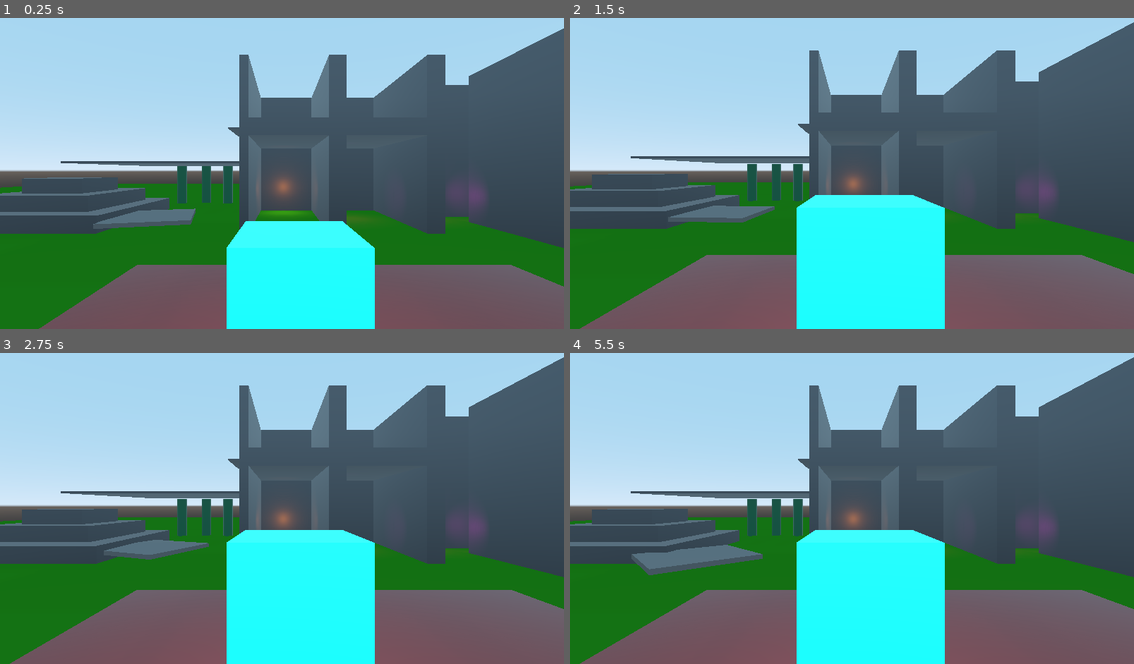
Above: before the commit, frames 1-4 (two rows, left to right).
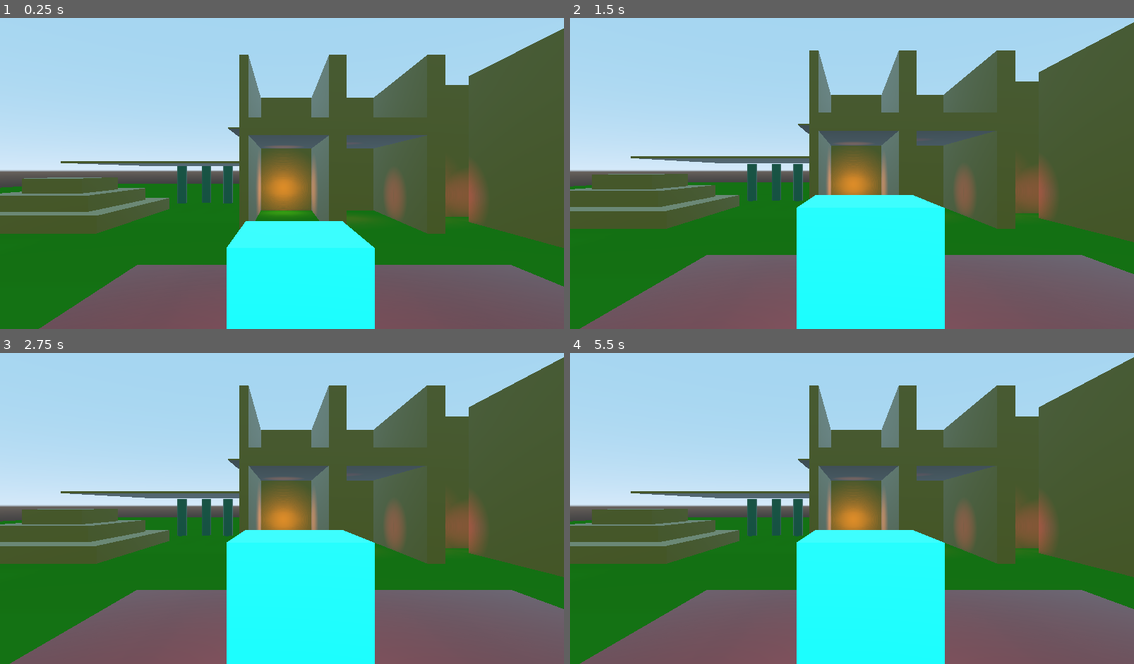
Above: after the commit, the same moments.

Repository: binaryorange/ECC
Game: Godot game, scene res://Testing.tscn
Two runs of this game, one before a commit and one after it. Both use one fixed random seed, a clock stepped at 60 frames per second and the inputs below.
Inputs (mouse positions are in pixels of both pictures, inside the frame that each line leads up to):
- Up to frame 1 (0.25 s): no input
- Up to frame 2 (1.5 s): move the mouse to (976, 154) at 0.52 s; hold Mouse wheel up (mouse_zoom_in) 0.53-1.28 s; click (976, 154) at 0.67 s; move the mouse to (739, 185) at 1.27 s; tap Mouse wheel down (mouse_zoom_out) at 1.35 s; click (739, 185) at 1.42 s
- Up to frame 3 (2.75 s): move the mouse to (338, 436) at 2.02 s; hold Mouse wheel up (mouse_zoom_in) from 2.03 s (still down); click (338, 436) at 2.17 s
- Up to frame 4 (5.5 s): move the mouse to (823, 567) at 2.77 s; release Mouse wheel up (mouse_zoom_in) at 2.78 s; tap Mouse wheel down (mouse_zoom_out) at 2.85, 4.35 s; click (823, 567) at 2.92 s; move the mouse to (1021, 552) at 3.52 s; hold Mouse wheel up (mouse_zoom_in) 3.53-4.28 s; click (1021, 552) at 3.67 s; move the mouse to (682, 458) at 4.27 s; click (682, 458) at 4.42 s; move the mouse to (880, 505) at 5.02 s; hold Mouse wheel up (mouse_zoom_in) from 5.03 s (still down); click (880, 505) at 5.17 s

The runs differ from the first frame. In frame 1, 30% of the frame differs, in the area x 0-100%, y 3-74%; in frame 2, 29%; in frame 3, 29%; in frame 4, 29%.

Commit message:
HUGE REFACTOR: Reparenting Code
Completely redid how the player is reparented onto a dynamic platform... took fuckin' ages to get it the fuck to work because damn was it stubborn as fuck

Diff:
--- /dev/null
+++ b/DynamicPlatformCheck.gd
@@ -0,0 +1,115 @@
+extends Spatial
+
+
+# we use this script to keep track of whether or not the player is on a dynamic platform
+# we do this by checking for an AREA that is on each dynamic platform, rather than the body
+
+export (String) var Group = "dynamic_platform"
+
+# store the player, which is the direct parent of this node
+onready var player = get_parent()
+
+# get the player's parent and store it in default_parent
+# this is the parent that the player will be reparented to when not
+# on a dynamic platform
+onready var default_parent = player.get_parent()
+
+# this variable will store the platform we are on
+var platform = null
+
+# these variables store what our last parent is, and what our new parent will be
+# lots of adopting out going on here!
+var prev_parent = null
+var new_parent = null
+
+# Called when the node enters the scene tree for the first time.
+func _ready():
+	# ensure we stored the player
+	print("Stored the node " + str(player.name))
+
+
+# Called every frame. 'delta' is the elapsed time since the previous frame.
+func _physics_process(delta):
+
+	# store the player's current parent
+	prev_parent = player.get_parent()
+
+	# do these actions when platform is valid
+	if platform:
+
+		# when we are on a platform, subtract its rotation from our rotation when moving
+		if platform.RotatePlatform:
+			if player.h != 0 or player.v != 0:
+				player.rotation = player.rotation - platform.rotation
+
+	# check for dynamic platform
+	_check_for_platform()
+
+# this function checks for a platform through player's floor_test_array
+func _check_for_platform():
+
+	# check if they are on a dynamic platform
+	for i in range(player.floor_test_array.size()):
+		if player.floor_test_array[i].is_colliding():
+			var collider = player.floor_test_array[i].get_collider()
+			if collider.is_in_group(Group):
+				# parent is two levels up, so store it properly
+				platform = collider.get_node("../../")
+
+				# now check if platform is not null, and if it isn't,
+				# we will adjust it so that it properly assigns the new platform
+				if platform != collider.get_node("../../"):
+					platform = collider.get_node("../../")
+					print("new platform: " + str(platform.name))
+
+				# now trigger the reparenting
+				if !platform.on_platform:
+					call_deferred("parent")
+		else:
+			# we aren't colliding anymore, so reparent the player back to the world
+			if platform:
+				call_deferred("unparent")
+
+
+func parent():
+	# assign the new parent as the platform
+	new_parent = platform
+
+	# store the player's global transform
+	var t = player.global_transform
+
+	# remove the player from its previous parent
+	prev_parent.remove_child(player)
+
+	# now add the player to the new parent
+	new_parent.add_child(player)
+
+	# reapply the global transfrom back to the player
+	player.global_transform = t
+
+	# tell the platform we are on it
+	platform.on_platform = true
+
+	print("Reparented " + str(player.name) + " from " + str(prev_parent.name) + " to " + str(new_parent.name))
+
+
+func unparent():
+	new_parent = default_parent
+
+	# store the player's global transform
+	var t = player.global_transform
+	# remove the player from its previous parent
+	prev_parent.remove_child(player)
+
+	# now add the player to the new parent
+	new_parent.add_child(player)
+
+	# reapply the global transfrom back to the player
+	player.global_transform = t
+
+	# tell the platform we are not on it anymore
+	platform.on_platform = false
+
+	# ensure platform is null
+	platform = null
+	print("Reparented " + str(player.name) + " from " + str(prev_parent.name) + " to " + str(new_parent.name))
--- a/MovingPlatform.gd
+++ b/MovingPlatform.gd
@@ -10,7 +10,9 @@
 onready var destination = $"Destination Marker".global_transform.origin
 onready var platform = $"."
 
-var change_parent = false
+var parent_to_world = false
+var parent_to_platform = false
+var big_body = null
 var reparenting = false
 var on_platform
 var entity
@@ -47,43 +49,60 @@
 			if entity.h != 0 or entity.v != 0:
 				entity.set_rotation(entity.rotation - rotation)
 
+
+	# parent the player to the platform when the player enters the trigger
+	if reparenting and parent_to_platform:
+		if big_body.stepping_on:
+			big_body.new_parent = self
+			big_body.on_platform = true
+			call_deferred("do_enter", big_body)
+
+	# parent the player back to the world when the player exits the trigger
+	if reparenting and parent_to_world:
+		if !big_body.stepping_on:
+			big_body.new_parent = big_body.master_parent
+		big_body.on_platform = false
+		call_deferred("do_exit", big_body)
+
 func _init_moving():
 
 	tween.interpolate_property(self, "translation", initial_pos, destination, TravelDuration, Tween.TRANS_LINEAR, Tween.EASE_IN_OUT, IdleDuration)
 	tween.interpolate_property(self, "translation", destination, initial_pos, TravelDuration, Tween.TRANS_LINEAR, Tween.EASE_IN_OUT, TravelDuration + IdleDuration * 2)
 	tween.start()
 
+
 func _on_EnterPlatform_body_entered(body):
-	if body.is_in_group("inherit_platform") and !change_parent and !reparenting:
-		if !body.on_platform:
-			body.on_platform = true
-			change_parent = true
-			reparenting = true
-			call_deferred("do_enter", body)
+	if body.is_in_group("inherit_platform") and !parent_to_platform and !reparenting:
+		big_body = body
+		parent_to_platform = true
+		reparenting = true
+		print("Landed!")
+
+
+func _on_EnterPlatform_body_exited(body):
+	if body.is_in_group("inherit_platform") and !parent_to_world and !reparenting:
+		parent_to_world = true
+		reparenting = true
 
 func do_enter(body):
-		var t = body.global_transform
-		get_parent().remove_child(body)
-		self.add_child(body)
-		body.global_transform = t
-		reparenting = false
-		on_platform = true
-		entity = get_node(body.name)
-
+	var t = body.global_transform
+	body.previous_parent = body.parent
+	body.parent.remove_child(body)
+	body.new_parent.add_child(body)
+	body.global_transform = t
+	entity = get_node(body.name)
+	reparenting = false
+	parent_to_platform = false
+	print("Parented " + str(body.name) + " to " + str(self.name))
 
 func do_exit(body):
-		on_platform = false
-		var t = body.global_transform
-		self.remove_child(body)
-		get_parent().add_child(body)
-		body.global_transform = t
-		reparenting = false
-		entity = null
-
-func _on_EnterPlatform_body_exited(body):
-	if body.is_in_group("inherit_platform") and change_parent and !reparenting:
-		if body.on_platform:
-			body.on_platform = false
-			change_parent = false
-			reparenting = true
-			call_deferred("do_exit", body)
+	var t = body.global_transform
+	body.previous_parent = body.parent
+	body.parent.remove_child(body)
+	body.new_parent.add_child(body)
+	body.global_transform = t
+	entity = null
+	reparenting = false
+	parent_to_world = false
+	big_body = null
+	print("Parented " + str(body.name) + " to " + str(get_parent().name))
--- a/MovingPlatform.tscn
+++ b/MovingPlatform.tscn
@@ -8,7 +8,7 @@
 [sub_resource type="BoxShape" id=2]
 
 [sub_resource type="BoxShape" id=3]
-extents = Vector3( 4.85, 0.25, 4.85 )
+extents = Vector3( 4.85, 0.831298, 4.85 )
 
 [sub_resource type="CylinderMesh" id=4]
 material = ExtResource( 2 )
@@ -18,7 +18,9 @@
 radial_segments = 5
 rings = 2
 
-[node name="MovingPlatform" type="Spatial"]
+[node name="MovingPlatform" type="Spatial" groups=[
+"dynamic_platform",
+]]
 script = ExtResource( 1 )
 RotatePlatform = false
 
@@ -33,7 +35,7 @@
 shape = SubResource( 2 )
 
 [node name="EnterPlatform" type="Area" parent="."]
-transform = Transform( 1, 0, 0, 0, 1, 0, 0, 0, 1, 0, 0.25, 0 )
+transform = Transform( 1, 0, 0, 0, 1, 0, 0, 0, 1, 0, 1.0151, 0 )
 
 [node name="CollisionShape" type="CollisionShape" parent="EnterPlatform"]
 shape = SubResource( 3 )
--- a/Player.gd
+++ b/Player.gd
@@ -8,7 +8,6 @@
 export (float) var JumpForce = 30
 export (NodePath) var FollowCamera
 
-
 var velocity = Vector3(0, 0, 0)
 var gravity = 0
 
@@ -18,7 +17,6 @@
 var h
 var yVelocity = 0
 var hv
-var oldRot
 var character
 
 var camera
@@ -26,19 +24,29 @@
 var is_falling = false
 var is_grounded = false
 var on_platform = false
+var stepping_on = false
+
+var floor_test_array = []
 
 
 # Called when the node enters the scene tree for the first time.
 func _ready():
 	camera = get_node(FollowCamera)
 	character = get_node(".")
-	oldRot = self.rotation
 	moveSpeed = MoveSpeed
+
+	for i in range ($FloorTestArray.get_child_count()):
+		floor_test_array.insert(floor_test_array.size(), $FloorTestArray.get_child(i))
+		floor_test_array[i].add_exception(self)
+		print("added " + str(floor_test_array[i].name))
 
 # warning-ignore:unused_argument
 func _physics_process(delta):
+
+
+
+	# account for gravity
 	gravity = Gravity
-	# account for gravity
 	yVelocity += gravity
 
 	# get the input
--- a/RotatingPlatform.gd
+++ b/RotatingPlatform.gd
@@ -1,10 +1,14 @@
 extends Spatial
 
 export (float) var RotateSpeed = 0.75
+export (bool) var RotatePlatform = true
 
-var change_parent = false
+var parent_to_platform = false
+var parent_to_world = false
 var reparenting = false
 var entity = null
+var on_platform = false
+var big_body
 
 # Called when the node enters the scene tree for the first time.
 func _ready():
@@ -12,40 +16,61 @@
 
 # Called every frame. 'delta' is the elapsed time since the previous frame.
 func _process(delta):
-	self.rotate_y(RotateSpeed * delta)
+	if RotatePlatform:
+		self.rotate_y(RotateSpeed * delta)
 
-	if entity and entity.on_platform:
-		if entity.h != 0 or entity.v != 0:
-			entity.set_rotation(entity.rotation - rotation)
+#	if entity and entity.on_platform:
+#		if entity.h != 0 or entity.v != 0:
+#			entity.rotation = entity.rotation - rotation
+#
+#	# parent the player to the platform when the player enters the trigger
+#	if reparenting and parent_to_platform:
+#		big_body.new_parent = self
+#		big_body.on_platform = true
+#		call_deferred("do_enter", big_body)
+#
+#	# parent the player back to the world when the player exits the trigger
+#	if reparenting and parent_to_world:
+#		call_deferred("do_exit", big_body)
 
 
-func _on_EnterPlatform_body_entered(body):
-	if body.is_in_group("inherit_platform") and !change_parent and !reparenting:
-		body.on_platform = true
-		change_parent = true
-		reparenting = true
-		call_deferred("do_enter", body)
 
 
-func _on_EnterPlatform_body_exited(body):
-	if body.is_in_group("inherit_platform") and change_parent and !reparenting:
-		body.on_platform = false
-		change_parent = false
-		reparenting = true
-		call_deferred("do_exit", body)
+
+#func _on_EnterPlatform_body_entered(body):
+#	if body.is_in_group("inherit_platform") and !parent_to_platform and !reparenting:
+#		body.stepping_on = true
+#		big_body = body
+#		parent_to_platform = true
+#		reparenting = true
+#
+#
+#func _on_EnterPlatform_body_exited(body):
+#	if body.is_in_group("inherit_platform") and !parent_to_world and !reparenting:
+#		parent_to_world = true
+#		reparenting = true
+
 
 func do_enter(body):
 	var t = body.global_transform
-	get_parent().remove_child(body)
-	self.add_child(body)
+	body.parent.remove_child(body)
+	body.new_parent.add_child(body)
 	body.global_transform = t
+	entity = get_node(body.name)
 	reparenting = false
-	entity = get_node(body.name)
+	parent_to_platform = false
+	print("Parented " + str(body.name) + " to " + str(self.name))
 
 func do_exit(body):
-		var t = body.global_transform
-		self.remove_child(body)
-		get_parent().add_child(body)
-		body.global_transform = t
-		reparenting = false
-		entity = null
+	body.new_parent = body.master_parent
+	body.stepping_on = false
+	var t = body.global_transform
+	body.parent.remove_child(body)
+	body.new_parent.add_child(body)
+	body.global_transform = t
+	entity = null
+	reparenting = false
+	parent_to_world = false
+	body.on_platform = false
+	print("Parented " + str(body.name) + " to " + str(get_parent().name))
+	big_body = null
--- a/RotatingPlatform.tscn
+++ b/RotatingPlatform.tscn
@@ -9,30 +9,41 @@
 radial_segments = 16
 rings = 2
 
-[sub_resource type="ConvexPolygonShape" id=4]
+[sub_resource type="SpatialMaterial" id=2]
+albedo_color = Color( 0.160784, 0.713726, 0.0470588, 1 )
+
+[sub_resource type="ConvexPolygonShape" id=3]
 points = PoolVector3Array( -9.53266, 3, -0.634639, -9.47809, 2.56153, -0.419433, -9.4781, 2.56153, 0.419433, -8.89803,  …(1628 unchanged characters)…
 
-[sub_resource type="CylinderShape" id=3]
+[sub_resource type="CylinderShape" id=4]
 radius = 9.68793
-height = 0.767603
+height = 1.25416
 
 [node name="RotatingPlatform" type="Spatial"]
 script = ExtResource( 1 )
-RotateSpeed = 0.75
 
 [node name="Body" type="MeshInstance" parent="."]
 mesh = SubResource( 1 )
-material/0 = null
+material/0 = SubResource( 2 )
 
-[node name="StaticBody" type="StaticBody" parent="Body"]
+[node name="StaticBody" type="StaticBody" parent="Body" groups=[
+"dynamic_platform",
+]]
 
 [node name="CollisionShape" type="CollisionShape" parent="Body/StaticBody"]
+shape = SubResource( 3 )
+
+[node name="EnterPlatform" type="Area" parent="." groups=[
+"dynamic_platform",
+]]
+transform = Transform( 1, 0, 0, 0, 1, 0, 0, 0, 1, 0, 0.406821, 0 )
+
+[node name="CollisionShape" type="CollisionShape" parent="EnterPlatform"]
+transform = Transform( 1, 0, 0, 0, 1, 0, 0, 0, 1, 0, 3.14076, 0 )
 shape = SubResource( 4 )
 
-[node name="EnterPlatform" type="Area" parent="."]
-
-[node name="CollisionShape" type="CollisionShape" parent="EnterPlatform"]
-transform = Transform( 1, 0, 0, 0, 1, 0, 0, 0, 1, 0, 3.38534, 0 )
-shape = SubResource( 3 )
-[connection signal="body_entered" from="EnterPlatform" to="." method="_on_EnterPlatform_body_entered"]
-[connection signal="body_exited" from="EnterPlatform" to="." method="_on_EnterPlatform_body_exited"]
+[node name="OmniLight" type="OmniLight" parent="."]
+transform = Transform( 1, 0, 0, 0, 1, 0, 0, 0, 1, 0, 8, 0 )
+light_color = Color( 1, 0.92549, 0.670588, 1 )
+shadow_enabled = true
+omni_range = 10.0
--- a/TestPlayer.tscn
+++ b/TestPlayer.tscn
@@ -1,11 +1,15 @@
-[gd_scene load_steps=7 format=2]
+[gd_scene load_steps=9 format=2]
 
+[ext_resource path="res://DynamicPlatformCheck.gd" type="Script" id=1]
 [ext_resource path="res://Player.gd" type="Script" id=2]
 
-[sub_resource type="CubeMesh" id=1]
+[sub_resource type="BoxShape" id=1]
+extents = Vector3( 0.9, 0.192282, 0.9 )
+
+[sub_resource type="CubeMesh" id=2]
 size = Vector3( 2, 4, 2 )
 
-[sub_resource type="SpatialMaterial" id=2]
+[sub_resource type="SpatialMaterial" id=3]
 albedo_color = Color( 0, 1, 0.952941, 1 )
 metallic_specular = 1.0
 roughness = 0.67
@@ -38,28 +42,33 @@
 AccelerationForce = 2.0
 DecelerationForce = 3.0
 
+[node name="DynamicPlatformCheck" type="Spatial" parent="."]
+script = ExtResource( 1 )
+
+[node name="Check" type="Area" parent="DynamicPlatformCheck"]
+transform = Transform( 1, 0, 0, 0, 1, 0, 0, 0, 1, 0, -0.919707, 0 )
+
+[node name="CollisionShape" type="CollisionShape" parent="DynamicPlatformCheck/Check"]
+transform = Transform( 1, 0, 0, 0, 1, 0, 0, 0, 1, 0, -1.01432, 0 )
+shape = SubResource( 1 )
+
 [node name="Body" type="MeshInstance" parent="." groups=[
 "Player",
 ]]
-mesh = SubResource( 1 )
-material/0 = SubResource( 2 )
+mesh = SubResource( 2 )
+material/0 = SubResource( 3 )
 
 [node name="Nose" type="MeshInstance" parent="Body" groups=[
 "Player",
 ]]
 transform = Transform( 0.5, 0, 0, 0, 0.5, 0, 0, 0, 0.25, 0, 1.25, -1 )
-mesh = SubResource( 3 )
-material/0 = SubResource( 4 )
+mesh = SubResource( 4 )
+material/0 = SubResource( 5 )
 
 [node name="CollisionShape" type="CollisionShape" parent="." groups=[
 "Player",
 ]]
-shape = SubResource( 5 )
-
-[node name="FloorTester" type="RayCast" parent="."]
-transform = Transform( 1, 0, 0, 0, 1, 0, 0, 0, 1, 0, -1.04092, 0 )
-enabled = true
-cast_to = Vector3( 0, -1.01, 0 )
+shape = SubResource( 6 )
 
 [node name="OmniLight" type="OmniLight" parent="."]
 light_color = Color( 0.490196, 0.890196, 1, 1 )
@@ -67,3 +76,9 @@
 shadow_enabled = true
 shadow_bias = 0.69
 omni_range = 16.0
+
+[node name="FloorTestArray" type="Spatial" parent="."]
+transform = Transform( 1, 0, 0, 0, 1, 0, 0, 0, 1, 0, -1.77001, 0 )
+
+[node name="RayCast" type="RayCast" parent="FloorTestArray"]
+enabled = true
--- a/Testing.tscn
+++ b/Testing.tscn
@@ -34,30 +34,33 @@
 [node name="TestPlayer" parent="." groups=[
 "noclip",
 ] instance=ExtResource( 1 )]
-transform = Transform( -1, 0, -3.25841e-007, 0, 1, 0, 3.25841e-007, 0, -1, -17, 5, -46 )
+transform = Transform( -1, 0, -3.25841e-07, 0, 1, 0, 3.25841e-07, 0, -1, -17, 5, -46 )
 input_capture_on_drag = true
 FollowCamera = NodePath("../ECC_ThirdPerson")
 
 [node name="ECC_ThirdPerson" parent="." instance=ExtResource( 5 )]
-transform = Transform( -1, 0, -3.25841e-007, 0, 1, 0, 3.25841e-007, 0, -1, -16.75, 7.5, -45.75 )
+transform = Transform( -1, 0, -3.25841e-07, 0, 1, 0, 3.25841e-07, 0, -1, -16.75, 7.5, -45.75 )
 ClipCameraException = NodePath("../TestPlayer")
 CollisionProbeSize = 2.0
 EnableFollowDelay = true
 ZoomDelay = 0.25
 
 [node name="MovingPlatform" parent="." instance=ExtResource( 6 )]
-transform = Transform( 1, 0, 0, 0, 1, 0, 0, 0, 1, 0, 25, -50 )
+transform = Transform( 1, 0, 0, 0, 1, 0, 0, 0, 1, 14, 17, -46 )
 RotatePlatform = true
 
 [node name="Destination Marker" parent="MovingPlatform" index="2"]
-transform = Transform( 1, 0, 0, 0, 1, 0, 0, 0, 1, 0, -24, 0 )
+transform = Transform( 1, 0, 0, 0, 1, 0, 0, 0, 1, 0, -17, 0 )
+
+[node name="HelperMesh" parent="MovingPlatform/Destination Marker" index="0"]
+visible = false
 
 [node name="MovingPlatform2" parent="." instance=ExtResource( 6 )]
-transform = Transform( 1, 0, 0, 0, 1, 0, 0, 0, 1, 0, 1, -15 )
+transform = Transform( 1, 0, 0, 0, 1, 0, 0, 0, 1, 30, 1, -15 )
 RotatePlatform = true
 
 [node name="Destination Marker" parent="MovingPlatform2" index="2"]
-transform = Transform( 1, 0, 0, 0, 1, 0, 0, 0, 1, 0, 0, -24 )
+transform = Transform( 1, 0, 0, 0, 1, 0, 0, 0, 1, 0, 0, -31 )
 
 [node name="Floor" type="MeshInstance" parent="."]
 transform = Transform( 100, 0, 0, 0, 0.5, 0, 0, 0, 100, 0, -0.5, 0 )
@@ -103,7 +106,7 @@
 shape = SubResource( 5 )
 
 [node name="Ceiling16" type="MeshInstance" parent="."]
-transform = Transform( -8.74228e-008, 0, -5, 0, 0.1, 0, 2, 0, -2.18557e-007, -17, 14, 2 )
+transform = Transform( -8.74228e-08, 0, -5, 0, 0.1, 0, 2, 0, -2.18557e-07, -17, 14, 2 )
 mesh = SubResource( 4 )
 material/0 = null
 __meta__ = {
@@ -116,7 +119,7 @@
 shape = SubResource( 5 )
 
 [node name="Ceiling17" type="MeshInstance" parent="."]
-transform = Transform( -8.74228e-008, 0, -5, 0, 0.1, 0, 2, 0, -2.18557e-007, -27, 17, 2 )
+transform = Transform( -8.74228e-08, 0, -5, 0, 0.1, 0, 2, 0, -2.18557e-07, -27, 17, 2 )
 mesh = SubResource( 4 )
 material/0 = null
 __meta__ = {
@@ -129,7 +132,7 @@
 shape = SubResource( 5 )
 
 [node name="Ceiling18" type="MeshInstance" parent="."]
-transform = Transform( -8.74228e-008, 0, -5, 0, 0.1, 0, 2, 0, -2.18557e-007, -40, 20, 0 )
+transform = Transform( -8.74228e-08, 0, -5, 0, 0.1, 0, 2, 0, -2.18557e-07, -40, 20, 0 )
 mesh = SubResource( 4 )
 material/0 = null
 __meta__ = {
@@ -207,7 +210,7 @@
 shape = SubResource( 5 )
 
 [node name="Ceiling3" type="MeshInstance" parent="."]
-transform = Transform( -4.37114e-007, -1, 0, 10, -4.37114e-008, 0, 0, 0, 10, -34, 10, -10 )
+transform = Transform( -4.37114e-07, -1, 0, 10, -4.37114e-08, 0, 0, 0, 10, -34, 10, -10 )
 mesh = SubResource( 4 )
 material/0 = null
 __meta__ = {
@@ -220,7 +223,7 @@
 shape = SubResource( 5 )
 
 [node name="Ceiling4" type="MeshInstance" parent="."]
-transform = Transform( -4.37114e-007, -1, 0, 10, -4.37114e-008, 0, 0, 0, 10, -23, 10, -10 )
+transform = Transform( -4.37114e-07, -1, 0, 10, -4.37114e-08, 0, 0, 0, 10, -23, 10, -10 )
 mesh = SubResource( 4 )
 material/0 = null
 __meta__ = {
@@ -233,7 +236,7 @@
 shape = SubResource( 5 )
 
 [node name="Ceiling6" type="MeshInstance" parent="."]
-transform = Transform( 1.91069e-014, 4.37114e-008, -10, 10, -4.37114e-008, 0, -4.37114e-007, -1, -4.37114e-007, -23, 10, -1 )
+transform = Transform( 1.91069e-14, 4.37114e-08, -10, 10, -4.37114e-08, 0, -4.37114e-07, -1, -4.37114e-07, -23, 10, -1 )
 mesh = SubResource( 4 )
 material/0 = null
 __meta__ = {
@@ -246,7 +249,7 @@
 shape = SubResource( 5 )
 
 [node name="Ceiling5" type="MeshInstance" parent="."]
-transform = Transform( -4.37114e-007, -0.5, 0, 10, -2.18557e-008, 0, 0, 0, 10, -12.5, 10, -10 )
+transform = Transform( -4.37114e-07, -0.5, 0, 10, -2.18557e-08, 0, 0, 0, 10, -12.5, 10, -10 )
 mesh = SubResource( 4 )
 material/0 = null
 __meta__ = {
@@ -259,7 +262,7 @@
 shape = SubResource( 5 )
 
 [node name="Ceiling11" type="MeshInstance" parent="."]
-transform = Transform( -4.37114e-007, -0.15, 0, 10, -6.55671e-009, 0, 0, 0, 10, -42.5, 10, -23 )
+transform = Transform( -4.37114e-07, -0.15, 0, 10, -6.55671e-09, 0, 0, 0, 10, -42.5, 10, -23 )
 mesh = SubResource( 4 )
 material/0 = null
 __meta__ = {
@@ -272,7 +275,7 @@
 shape = SubResource( 6 )
 
 [node name="Ceiling12" type="MeshInstance" parent="."]
-transform = Transform( -4.37114e-007, -0.15, 0, 10, -6.55671e-009, 0, 0, 0, 10, -51.5, 10, -10 )
+transform = Transform( -4.37114e-07, -0.15, 0, 10, -6.55671e-09, 0, 0, 0, 10, -51.5, 10, -10 )
 mesh = SubResource( 4 )
 material/0 = null
 __meta__ = {
@@ -285,7 +288,7 @@
 shape = SubResource( 6 )
 
 [node name="Ceiling13" type="MeshInstance" parent="."]
-transform = Transform( 1.91069e-014, 6.55671e-009, 10, 10, -6.55671e-009, 0, 4.37114e-007, 0.15, -4.37114e-007, -44.5, 10, -9 )
+transform = Transform( 1.91069e-14, 6.55671e-09, 10, 10, -6.55671e-09, 0, 4.37114e-07, 0.15, -4.37114e-07, -44.5, 10, -9 )
 mesh = SubResource( 4 )
 material/0 = null
 __meta__ = {
@@ -298,7 +301,7 @@
 shape = SubResource( 6 )
 
 [node name="Ceiling14" type="MeshInstance" parent="."]
-transform = Transform( 1.91069e-014, 6.55671e-009, 10, 10, -6.55671e-009, 0, 4.37114e-007, 0.15, -4.37114e-007, -52.5, 10, -20 )
+transform = Transform( 1.91069e-14, 6.55671e-09, 10, 10, -6.55671e-09, 0, 4.37114e-07, 0.15, -4.37114e-07, -52.5, 10, -20 )
 mesh = SubResource( 4 )
 material/0 = null
 __meta__ = {
@@ -375,13 +378,21 @@
 omni_range = 7.9
 
 [node name="RotatingPlatform" parent="." instance=ExtResource( 7 )]
-transform = Transform( 1, 0, 0, 0, 1, 0, 0, 0, 1, 0, 4, -77 )
+transform = Transform( 1, 0, 0, 0, 1, 0, 0, 0, 1, -21, 3, -66 )
+RotatePlatform = false
+
+[node name="RotatingPlatform4" parent="." instance=ExtResource( 7 )]
+transform = Transform( 1, 0, 0, 0, 1, 0, 0, 0, 1, -41, 3, -66 )
+
+[node name="RotatingPlatform5" parent="." instance=ExtResource( 7 )]
+transform = Transform( 1, 0, 0, 0, 1, 0, 0, 0, 1, -34.9171, 2.95961, -80.9476 )
 
 [node name="RotatingPlatform2" parent="." instance=ExtResource( 7 )]
-transform = Transform( 1, 0, 0, 0, 1, 0, 0, 0, 1, 20, 10, -77 )
+transform = Transform( 1, 0, 0, 0, 1, 0, 0, 0, 1, -1, 8, -66 )
+RotateSpeed = -0.75
 
 [node name="RotatingPlatform3" parent="." instance=ExtResource( 7 )]
-transform = Transform( 1, 0, 0, 0, 1, 0, 0, 0, 1, 20, 16, -57 )
+transform = Transform( 1, 0, 0, 0, 1, 0, 0, 0, 1, -1, 14, -46 )
 
 [editable path="MovingPlatform"]
 
--- a/shiny.tres
+++ b/shiny.tres
@@ -1,9 +1,7 @@
 [gd_resource type="SpatialMaterial" format=2]
 
 [resource]
-albedo_color = Color( 0.533333, 0.552941, 0.584314, 1 )
-metallic = 0.78
-metallic_specular = 1.0
+albedo_color = Color( 0.992157, 0.996078, 0.321569, 1 )
 roughness = 0.51
 ao_enabled = true
 ao_light_affect = 0.0
Not shown: 1 places in RotatingPlatform.tscn that only renumber resources
Not shown: 2 places in TestPlayer.tscn that only renumber resources
